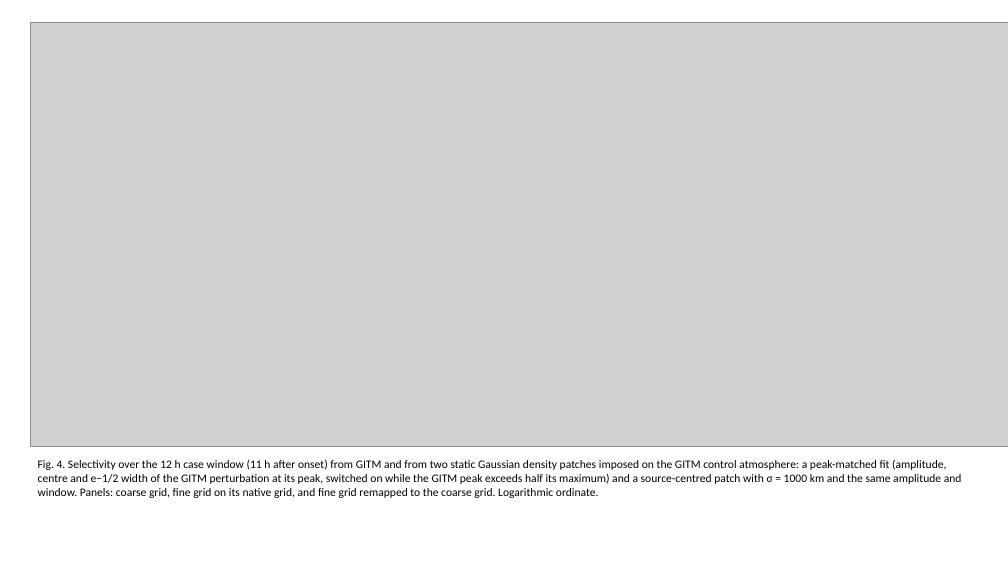
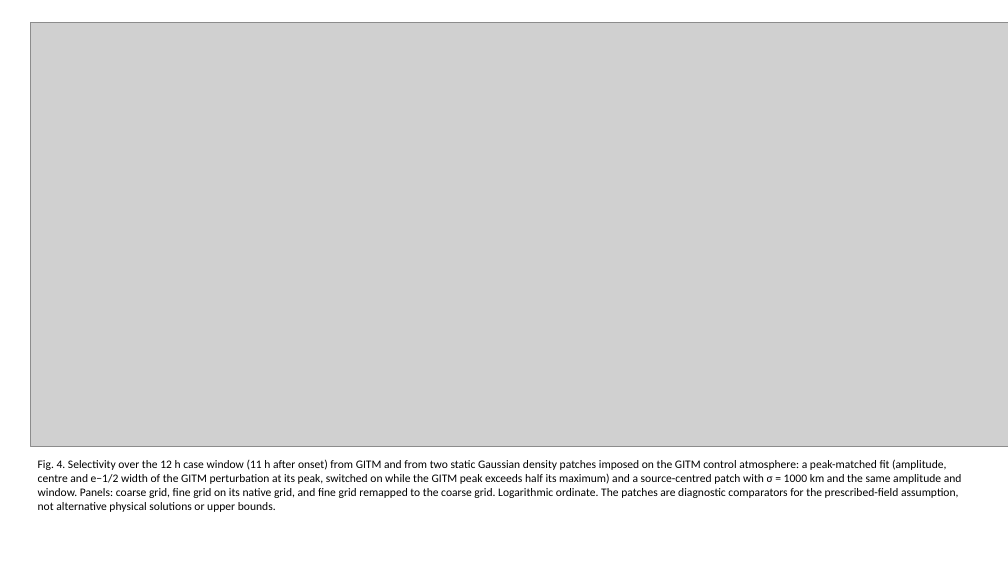
Before and after one commit to bougtoir/thermosphere-debris-selective-decay, a slide deck: slide 4 of manuscript/physical/figures.pptx. Drawn at 1008x567 pixels with LibreOffice and Linux fonts; fonts in the diff are those of the drawing; grey boxes stand for pictures. Boxes give left, top, right and bottom in pixels: in the first picture for what was removed or moved away, otherwise in the second. Text is boxed around its words. In the diff, an @@ line names an element or a change of style, - is before the commit and + after.

```diff
--- a/manuscript/physical/figures.pptx
+++ b/manuscript/physical/figures.pptx
@@ text at (38,459,962,512): text changed @@
-Fig. 4. Selectivity over the 12 h case window (11 h after onset) from GITM and from two static Gaussian density patches imposed on the GITM control atmosphere: a peak-matched fit (amplitude, centre and e−1/2 width of the GITM perturbation at its peak, switched on while the GITM peak exceeds half its maximum) and a source-centred patch with σ = 1000 km and the same amplitude and window. Panels: coarse grid, fine grid on its native grid, and fine grid remapped to the coarse grid. Logarithmic ordinate.
+Fig. 4. Selectivity over the 12 h case window (11 h after onset) from GITM and from two static Gaussian density patches imposed on the GITM control atmosphere: a peak-matched fit (amplitude, centre and e−1/2 width of the GITM perturbation at its peak, switched on while the GITM peak exceeds half its maximum) and a source-centred patch with σ = 1000 km and the same amplitude and window. Panels: coarse grid, fine grid on its native grid, and fine grid remapped to the coarse grid. Logarithmic ordinate. The patches are diagnostic comparators for the prescribed-field assumption, not alternative physical solutions or upper bounds.
```
Also in this commit, not shown: 4 other slides changed, 29 other files.
